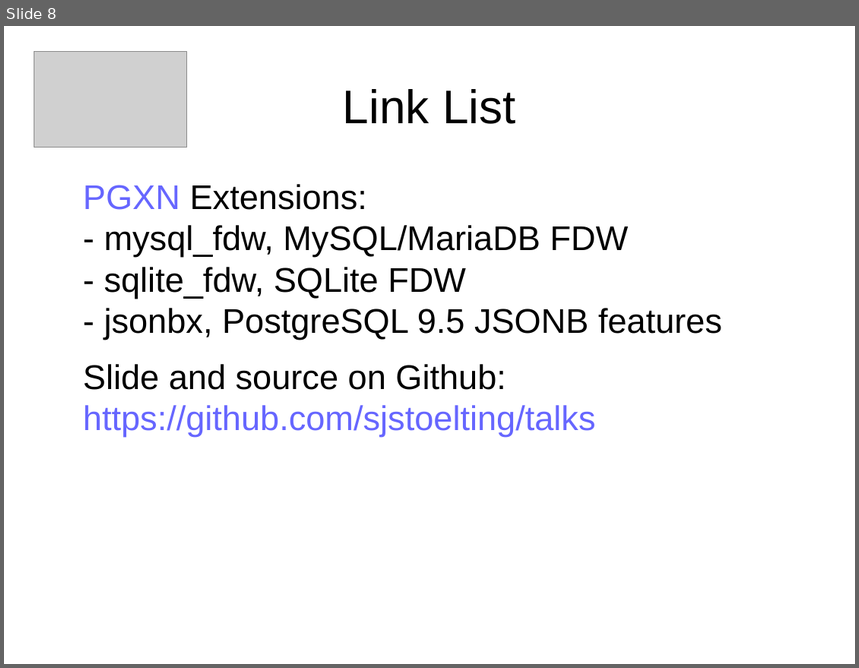
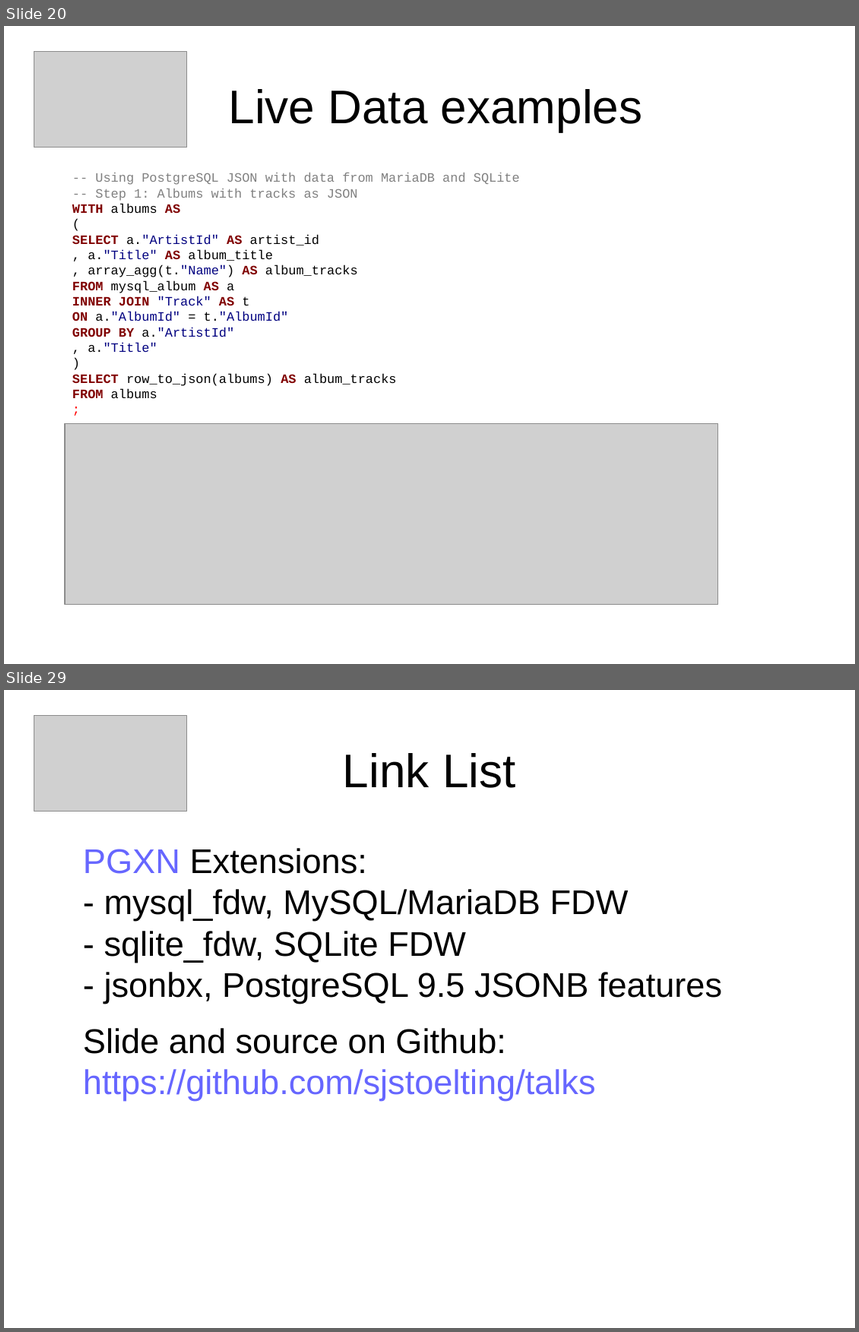
Before and after one commit to sjstoelting/talks, a slide deck: one-database-to-rule-em-all/PostgreSQL-FDW.odp. Shown one above the other, each under a label of ours: slide 8 before the commit, slides 20 and 29 after it; the slides between them are not shown. The pictures are 859x668 and 859x1332 pixels, drawn with LibreOffice and Linux fonts; fonts in the diff are those of the drawing; grey boxes stand for pictures. Boxes give left, top, right and bottom in pixels: in the first picture for what was removed or moved away, otherwise in the second. Text is boxed around its words. In the diff, an @@ line names an element or a change of style, - is before the commit and + after.

Commit message:
Extended the slides with queries and screenshots of the live part. In case something doesn't work during the talk.

```diff
--- a/one-database-to-rule-em-all/PostgreSQL-FDW.odp
+++ b/one-database-to-rule-em-all/PostgreSQL-FDW.odp
@@ slide 20 added at (4,26,855,664), background #FFFFFF @@
@@ picture added at (34,52,187,148) @@
@@ title added at (229,89,643,132), 44 pt, text #000000 @@
+Live Data examples
@@ text added at (72,173,520,398), 12 pt, text #000000 @@
+-- Using PostgreSQL JSON with data from MariaDB and SQLite
+-- Step 1: Albums with tracks as JSON
+WITH albums AS
+(
+SELECT a."ArtistId" AS artist_id
+, a."Title" AS album_title
+, array_agg(t."Name") AS album_tracks
+FROM mysql_album AS a
+INNER JOIN "Track" AS t
+ON a."AlbumId" = t."AlbumId"
+GROUP BY a."ArtistId"
+, a."Title"
+)
+SELECT row_to_json(albums) AS album_tracks
+FROM albums
+;
@@ picture added at (65,423,718,604) @@
@@ what was slide 8 is now slide 29 @@
```
Also in this commit, not shown: 1 slide changed, 20 other slides added, 1 other file.
